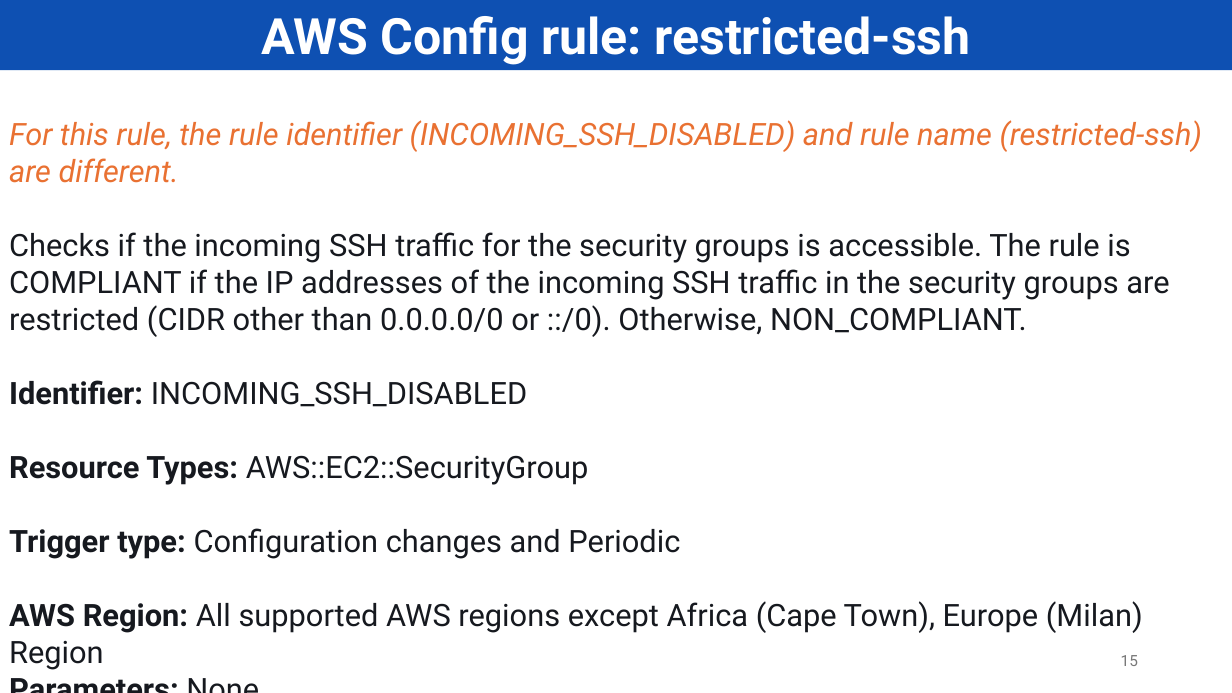
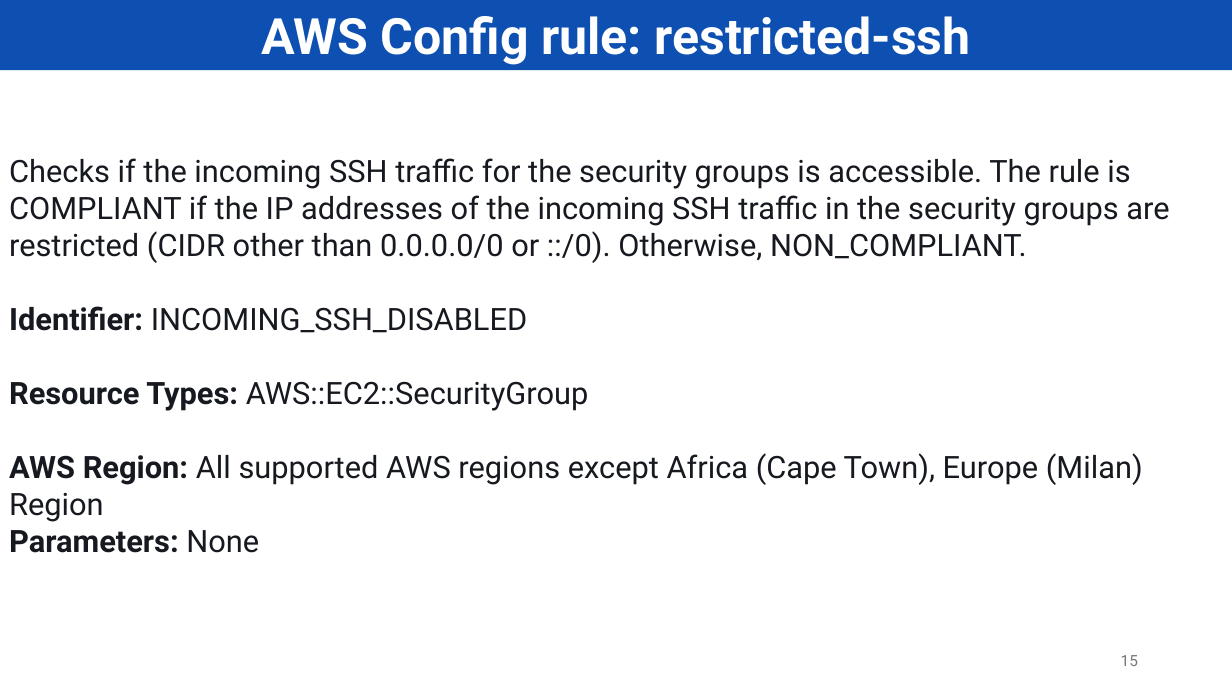
Before and after one commit to PNg-HA/CSPM-with-AWS-Security-Hub, a slide deck: slide 15 of final/ATMNC_DoAn_final.pptx. Drawn at 1232x693 pixels with LibreOffice and Linux fonts; fonts in the diff are those of the drawing. Boxes give left, top, right and bottom in pixels: in the first picture for what was removed or moved away, otherwise in the second. Text is boxed around its words. In the diff, an @@ line names an element or a change of style, - is before the commit and + after.

```diff
--- a/final/ATMNC_DoAn_final.pptx
+++ b/final/ATMNC_DoAn_final.pptx
@@ text at <box>9,120,1202,183</box>: paragraph removed @@
-For this rule, the rule identifier (INCOMING_SSH_DISABLED) and rule name (restricted-ssh) are different.
@@ text at <box>9,528,680,559</box>: paragraph removed @@
-Trigger type: Configuration changes and Periodic
```
Also in this commit, not shown: 8 other slides changed, 3 slides added, 2 slides removed.
